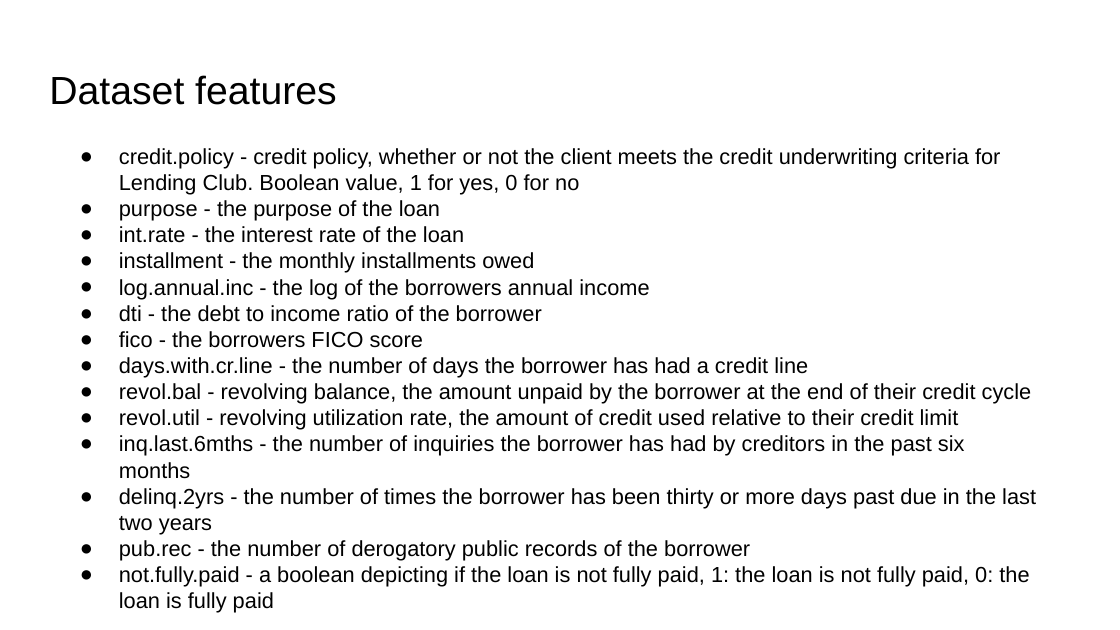
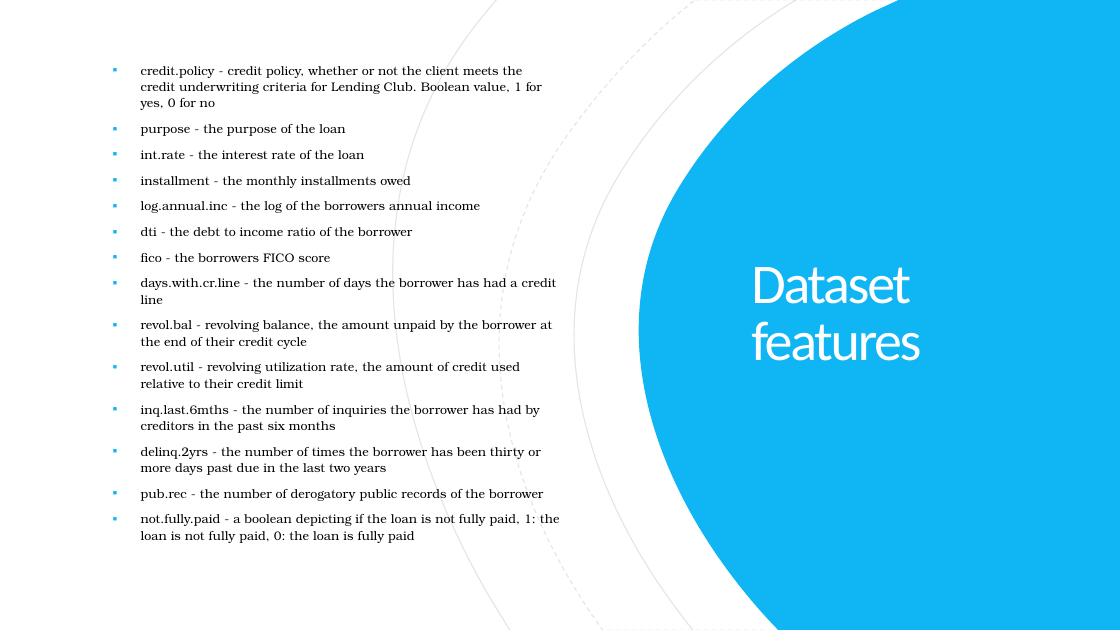
Before and after one commit to mathisme/ThinkfulSLCap, a slide deck: slide 5 of Capstone2.pptx. Drawn at 1120x630 pixels with LibreOffice and Linux fonts; fonts in the diff are those of the drawing. Boxes give left, top, right and bottom in pixels: in the first picture for what was removed or moved away, otherwise in the second. Text is boxed around its words. In the diff, an @@ line names an element or a change of style, - is before the commit and + after.

```diff
--- a/Capstone2.pptx
+++ b/Capstone2.pptx
@@ rectangle added at bbox=[0, 0, 1120, 629], fill #FFFFFF @@
@@ group added at bbox=[0, 0, 1118, 629]: 20 freeform shapes @@
@@ freeform shape added at bbox=[393, 0, 1120, 630], outline #000000 0.75 pt @@
@@ freeform shape added at bbox=[500, 0, 1120, 630], outline #000000 0.75 pt dashed @@
@@ freeform shape added at bbox=[575, 0, 1120, 630], outline #000000 0.75 pt @@
@@ freeform shape added at bbox=[638, 0, 1120, 629], fill #10B6F4 @@
@@ text "credit.policy - credit policy, whether ...": place and size @@
-text "credit.policy - credit policy, whether ..." at bbox=[119, 148, 1036, 613]
+text "credit.policy - credit policy, whether ..." at bbox=[141, 66, 560, 543]
@@ text "credit.policy - credit policy, whether ..." at bbox=[141, 66, 560, 543]: size 14 to 8 pt, font Arial to TeX Gyre Bonum; bullet ● to ▪; line spacing 1 to 1.1; more space between paragraphs; bullet colour #000000 to #10B6F4; vertical alignment top to middle @@
@@ title "Dataset features": place and size @@
-title "Dataset features" at bbox=[49, 75, 337, 105]
+title "Dataset features" at bbox=[751, 267, 921, 361]
@@ title "Dataset features" at bbox=[751, 267, 921, 361]: size 25.2 to 36 pt, font Arial to Calibri, text colour #000000 to #FFFEFF, letter spacing 0 to -1.5 pt; line spacing 1 to 0.85; vertical alignment top to middle @@
```
Also in this commit, not shown: 18 other slides changed.
